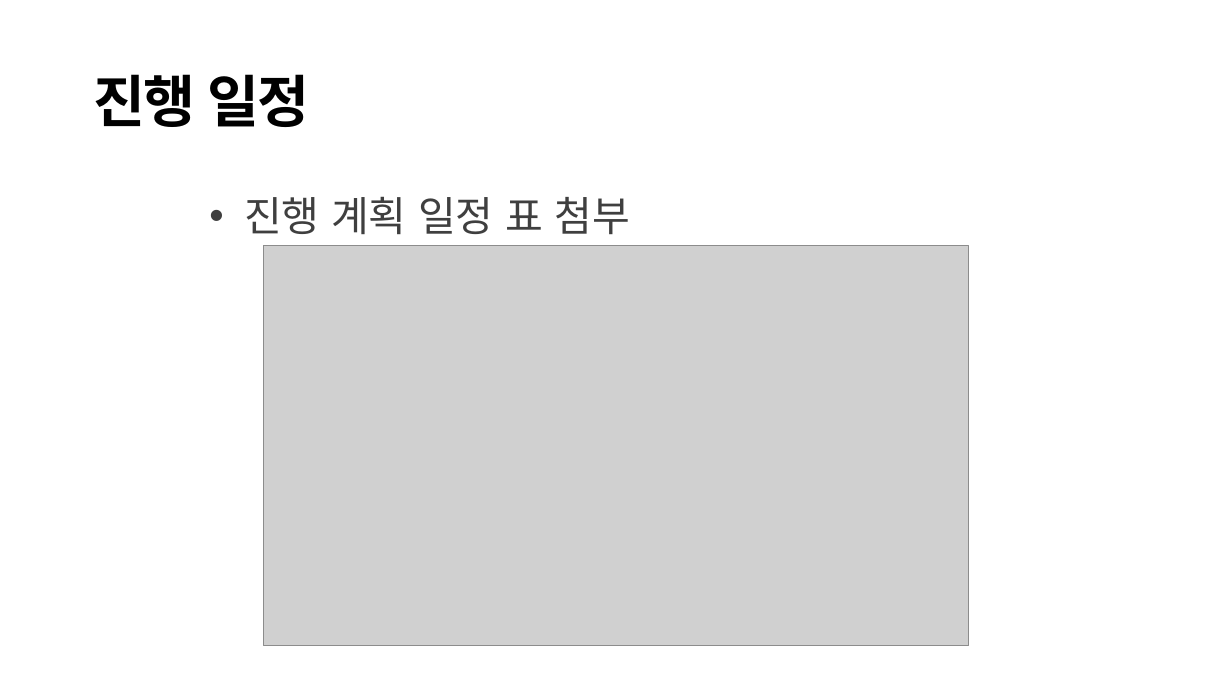
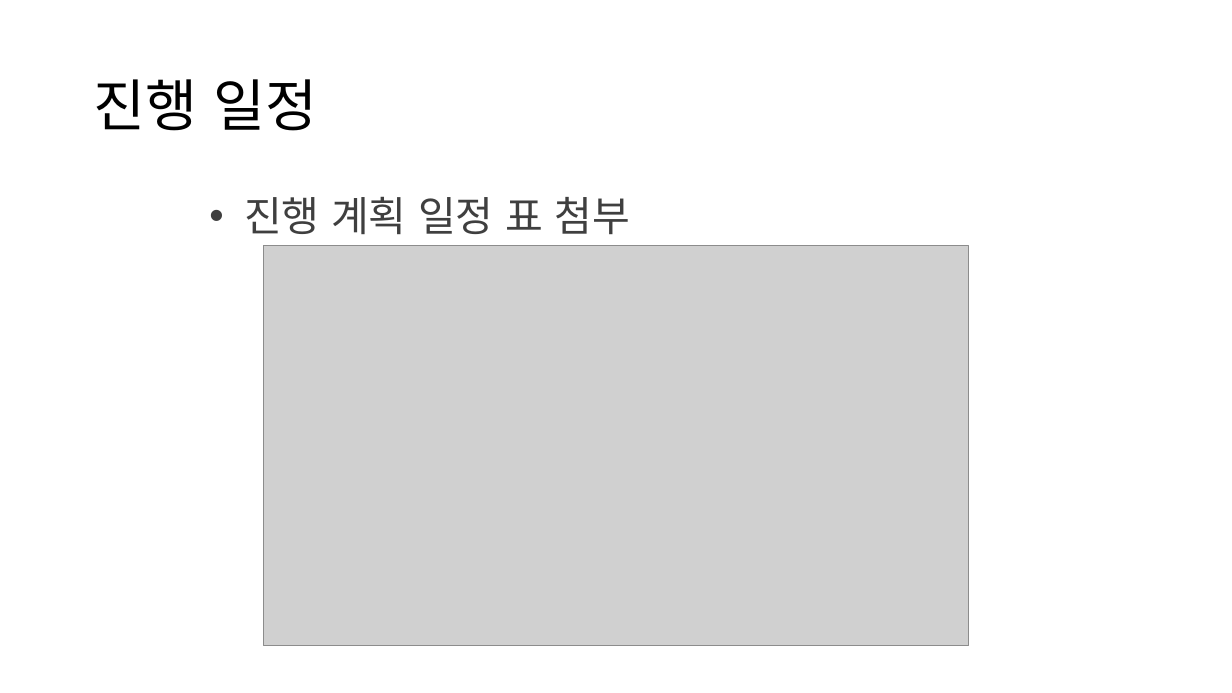
Before and after one commit to TeamPhoneticCode/Report, a slide deck: slide 9 of 2021_졸업과제_1번째_진행보고.pptx. Drawn at 1232x693 pixels with LibreOffice and Linux fonts; fonts in the diff are those of the drawing; grey boxes stand for pictures. Boxes give left, top, right and bottom in pixels: in the first picture for what was removed or moved away, otherwise in the second. Text is boxed around its words. In the diff, an @@ line names an element or a change of style, - is before the commit and + after.

```diff
--- a/2021_졸업과제_1번째_진행보고.pptx
+++ b/2021_졸업과제_1번째_진행보고.pptx
@@ title "진행 일정" at (94,79,318,131): font Noto Sans CJK SC to Noto Sans CJK KR @@
```
Also in this commit, not shown: 4 other slides changed, 1 other file.
